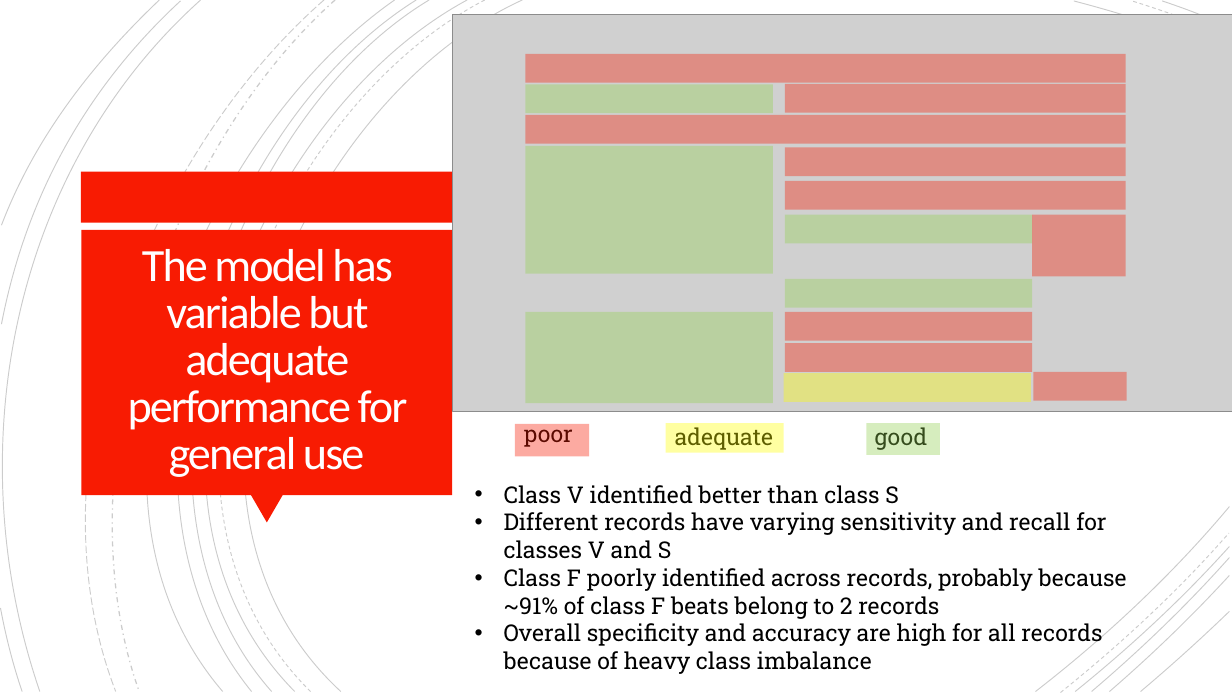
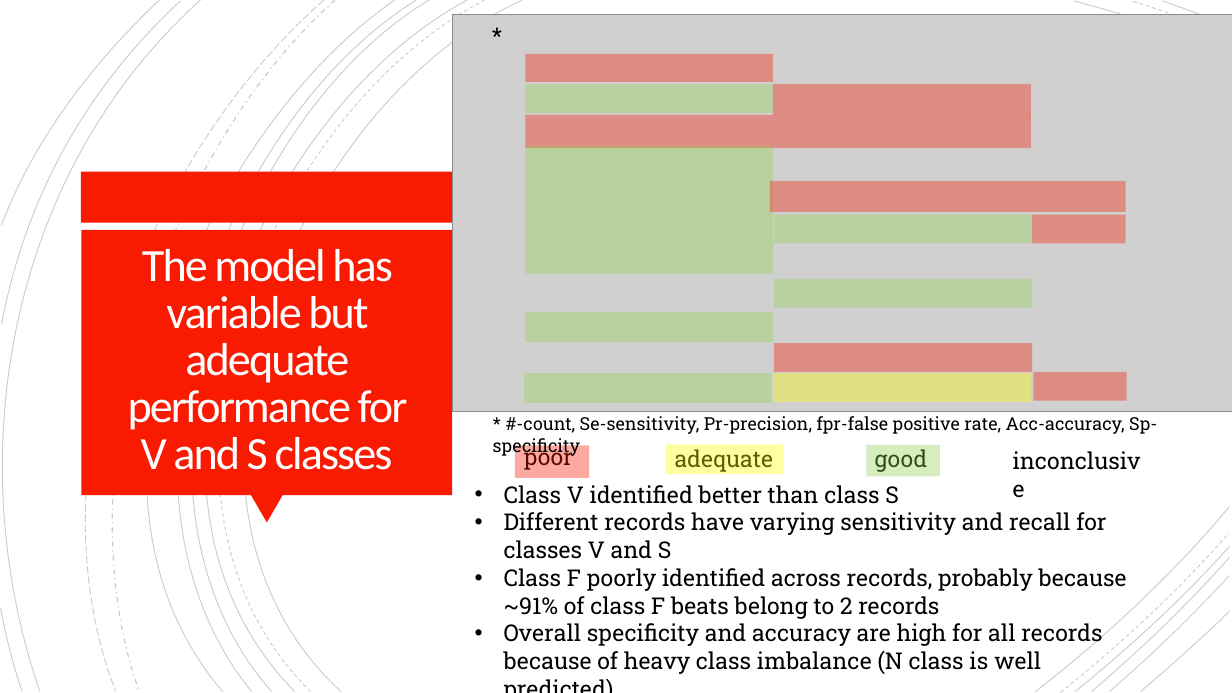
Before and after one commit to zhakhverdyan/Capstone2-efficient-ECG-review, a slide deck: slide 16 of heartbeat_classification.pptx. Drawn at 1232x693 pixels with LibreOffice and Linux fonts; fonts in the diff are those of the drawing; grey boxes stand for pictures. Boxes give left, top, right and bottom in pixels: in the first picture for what was removed or moved away, otherwise in the second. Text is boxed around its words. In the diff, an @@ line names an element or a change of style, - is before the commit and + after.

```diff
--- a/heartbeat_classification.pptx
+++ b/heartbeat_classification.pptx
@@ text added at [482,17,513,54], 18 pt, text #000000 @@
+*
@@ rectangle: place and size @@
-rectangle at [526,54,1127,82]
+rectangle at [526,54,774,81]
@@ rectangle: place and size @@
-rectangle at [785,84,1126,113]
+rectangle at [773,84,1031,116]
@@ rectangle: place and size @@
-rectangle at [526,115,1127,143]
+rectangle at [526,115,1031,148]
@@ rectangle removed at [785,148,1126,177] @@
@@ rectangle: place and size @@
-rectangle at [785,181,1126,210]
+rectangle at [770,181,1126,213]
@@ rectangle: place and size @@
-rectangle at [785,214,1032,243]
+rectangle at [775,214,1032,243]
@@ rectangle: place and size @@
-rectangle at [1032,214,1126,276]
+rectangle at [1032,214,1126,243]
@@ title at [128,249,408,470]: text changed @@
-The model has variable but adequate performance for general use
+The model has variable but adequate performance for V and S classes
@@ rectangle: place and size @@
-rectangle at [785,279,1032,308]
+rectangle at [775,279,1032,308]
@@ rectangle: place and size @@
-rectangle at [526,312,774,404]
+rectangle at [526,312,774,342]
@@ rectangle removed at [785,312,1032,341] @@
@@ rectangle: place and size @@
-rectangle at [785,343,1032,372]
+rectangle at [775,343,1032,372]
@@ rectangle added at [524,373,772,403], fill #92D050 at 37% opacity @@
@@ rectangle: place and size @@
-rectangle at [784,373,1031,402]
+rectangle at [773,373,1031,402]
@@ text added at [493,416,1157,457], 14 pt, text #000000 @@
+* #-count, Se-sensitivity, Pr-precision, fpr-false positive rate, Acc-accuracy, Sp-specificity
@@ 3 rectangles: place and size @@
-3 rectangles at [515,423,940,457]
+3 rectangles at [515,445,940,478]
@@ 3 texts: place and size @@
-3 texts at [524,422,928,450]
+3 texts at [524,444,928,472]
@@ text added at [1004,442,1156,479], 18 pt, text #000000 @@
+inconclusive
@@ text at [504,623,1102,674]: text changed @@
-• Overall specificity and accuracy are high for all records because of heavy class imbalance
+• Overall specificity and accuracy are high for all records because of heavy class imbalance (N class is well predicted)
```
Also in this commit, not shown: 1 slide added.
